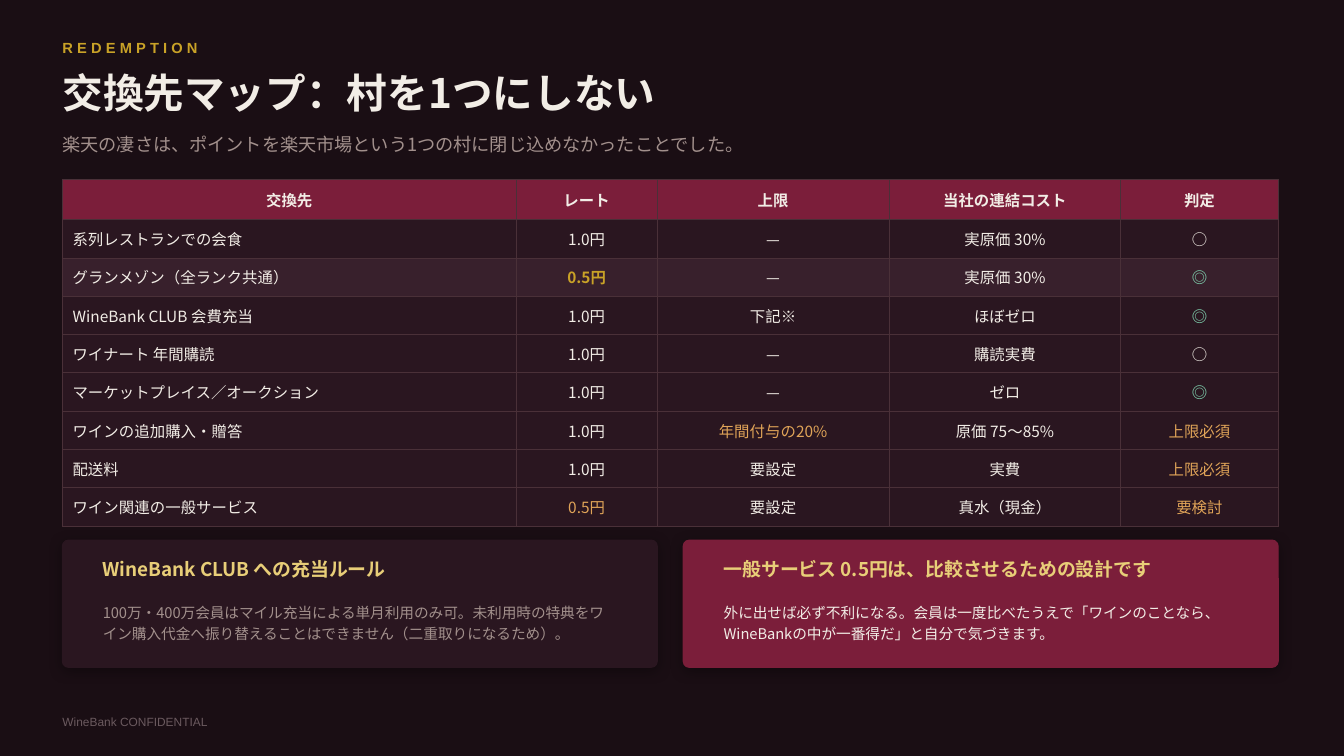
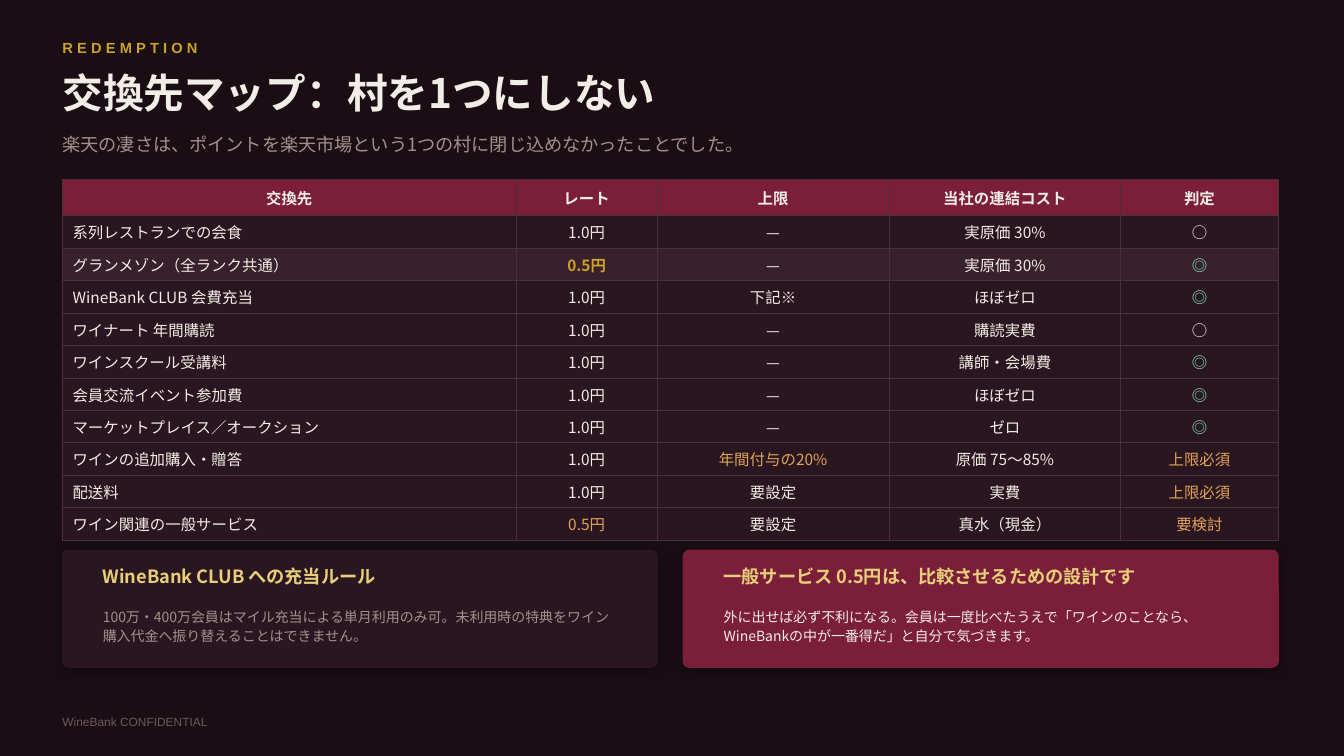
Before and after one commit to nakano-winebank/wine-auction, a slide deck: slide 17 of 提案資料/WineBank_ワインマイル経済圏構想.pptx (slide 15 before the commit). Drawn at 1344x756 pixels with LibreOffice and Linux fonts; fonts in the diff are those of the drawing. Boxes give left, top, right and bottom in pixels: in the first picture for what was removed or moved away, otherwise in the second. Text is boxed around its words. In the diff, an @@ line names an element or a change of style, - is before the commit and + after.

```diff
--- a/提案資料/WineBank_ワインマイル経済圏構想.pptx
+++ b/提案資料/WineBank_ワインマイル経済圏構想.pptx
@@ table at bbox=[63, 179, 1278, 536] @@
+row 6: ワインスクール受講料 | 1.0円 | — | 講師・会場費 | ◎
+row 7: 会員交流イベント参加費 | 1.0円 | — | ほぼゼロ | ◎
@@ rounded rectangle: place and size @@
-rounded rectangle at bbox=[63, 540, 657, 667]
+rounded rectangle at bbox=[63, 551, 657, 667]
@@ rounded rectangle at bbox=[63, 551, 657, 667]: proportions changed @@
@@ text "WineBank CLUB への充当ルール": place and size @@
-text "WineBank CLUB への充当ルール" at bbox=[103, 560, 386, 578]
+text "WineBank CLUB への充当ルール" at bbox=[103, 567, 376, 585]
@@ text "WineBank CLUB への充当ルール" at bbox=[103, 567, 376, 585]: size 13.5 to 13 pt @@
@@ rounded rectangle at bbox=[684, 551, 1278, 667]: proportions changed @@
@@ rounded rectangle: place and size @@
-rounded rectangle at bbox=[684, 540, 1278, 667]
+rounded rectangle at bbox=[684, 551, 1278, 667]
@@ text "一般サービス 0.5円は、比較させるための設計です": place and size @@
-text "一般サービス 0.5円は、比較させるための設計です" at bbox=[724, 560, 1151, 578]
+text "一般サービス 0.5円は、比較させるための設計です" at bbox=[724, 567, 1137, 585]
@@ text "一般サービス 0.5円は、比較させるための設計です" at bbox=[724, 567, 1137, 585]: size 13.5 to 13 pt @@
@@ text "外に出せば必ず不利になる。会員は一度比べたうえで「ワインのことなら、WineBankの中が一番得だ」と自分で気づきます。" at bbox=[724, 610, 1197, 643]: size 10.5 to 10 pt; line spacing 15pt to 14pt @@
@@ text at bbox=[103, 610, 609, 642]: text changed; size 10.5 to 10 pt @@
-100万・400万会員はマイル充当による単月利用のみ可。未利用時の特典をワイン購入代金へ振り替えることはできません（二重取りになるため）。
+100万・400万会員はマイル充当による単月利用のみ可。未利用時の特典をワイン購入代金へ振り替えることはできません。
```
Also in this commit, not shown: 3 other slides changed, 2 slides added, 3 other files.
